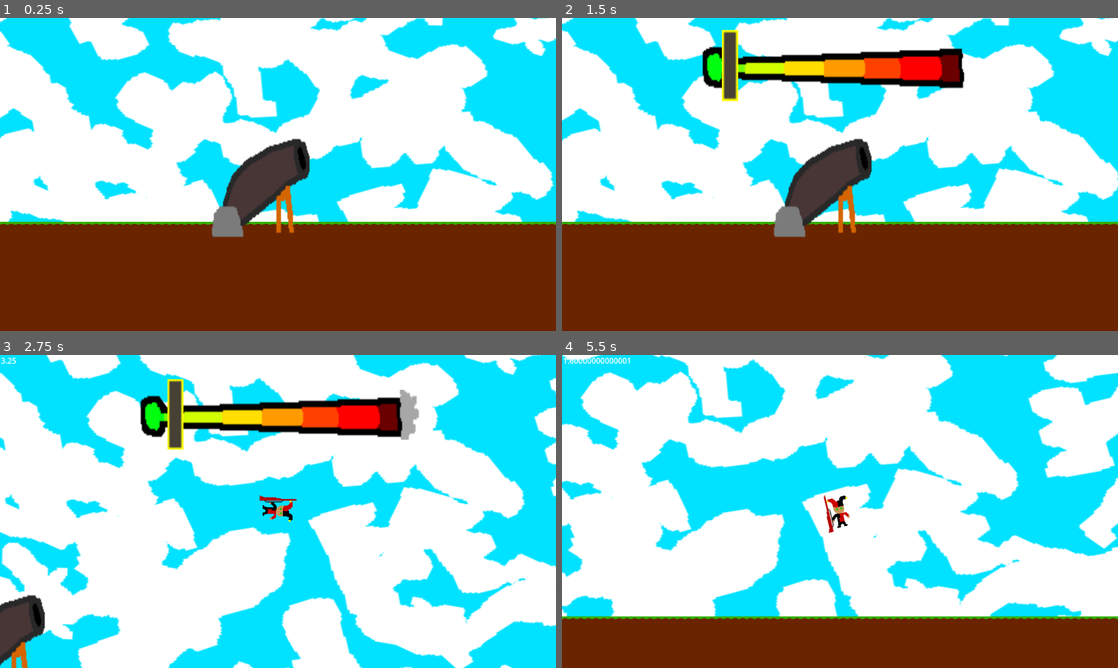
Above: before the commit, frames 1-4 (two rows, left to right).
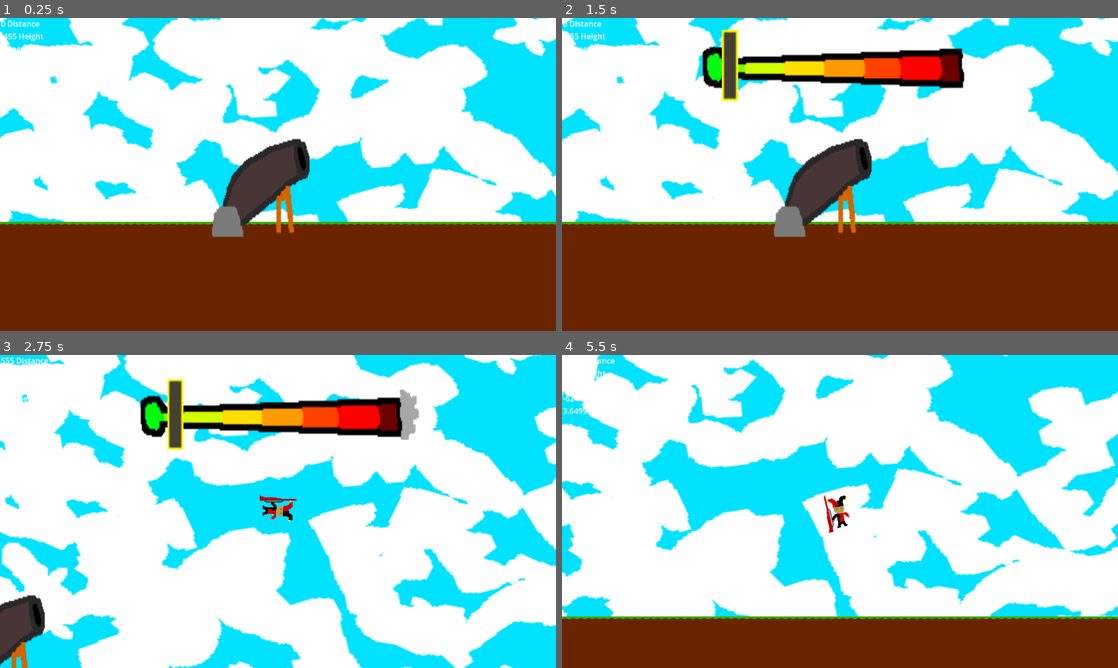
Above: after the commit, the same moments.

Repository: ZettaSimp/Learn-To-Clone
Game: Godot game, scene res://jester_launch_map.tscn
The game is run twice, just before and just after one commit, with the same random seed, the same clock (stepped at 60 frames per second) and the same inputs.
Inputs:
- Up to frame 1 (0.25 s): no input
- Up to frame 2 (1.5 s): tap Enter (ui_accept) at 0.5, 1.35 s; hold Right (ui_right) 0.53-1.28 s; hold Enter (ui_accept) 0.53-1.28 s; hold Left (ui_left) from 1.28 s (still down)
- Up to frame 3 (2.75 s): tap Enter (ui_accept) at 1.52, 1.82 s; release Left (ui_left) at 2.03 s; hold Right (ui_right) from 2.03 s (still down); hold Enter (ui_accept) from 2.03 s (still down)
- Up to frame 4 (5.5 s): release Enter (ui_accept) at 2.78 s; tap Enter (ui_accept) at 2.85, 3.02, 3.32, 4.35, 4.52, 4.82 s; release Right (ui_right) at 3.53 s; hold Enter (ui_accept) 3.53-4.28 s; hold Left (ui_left) from 3.53 s (still down); hold Enter (ui_accept) from 5.03 s (still down)

The runs differ from the first frame. In frame 1, 4.1% of the frame differs, in the area x 0-100%, y 0-58%; in frame 2, 3.1%; in frame 3, 6.0%; in frame 4, 6.3%, in the area x 0-100%, y 0-84%.

Commit message:
Added Cash, but not capitalism
I haven't added capitalism yet

Diff:
--- a/Learn To Clone/Distance_Label.gd
+++ b/Learn To Clone/Distance_Label.gd
@@ -8,5 +8,4 @@
 
 # Called every frame. 'delta' is the elapsed time since the previous frame.
 func _process(_delta):
-	text = str(floor(Globs.glob_pos_jester[0])) + ' Distance\n' + str(floor(Globs.glob_pos_jester[1])-455) + ' Height\n' + str(floor(Globs.spd_jester[0])) + ' Speed (X)\n' + str(floor(Globs.spd_jester[1])) + ' Speed (Y)\n' + Globs.text
-	text = Globs.text
+	text = str(floor(Globs.glob_pos_jester[0])) + ' Distance\n' + str(floor(Globs.glob_pos_jester[1])-455) + ' Height\n' + str(floor(Globs.spd_jester[0])) + ' Speed (X)\n' + str(floor(Globs.spd_jester[1])) + ' Speed (Y)\n' + str(Globs.flight_time)
--- a/Learn To Clone/Globs.gd
+++ b/Learn To Clone/Globs.gd
@@ -7,6 +7,8 @@
 var text = ''
 var cannon_level = 1
 var game_state = 0
+var flight_time = 0
+var money = 0
 # Called when the node enters the scene tree for the first time.
 func _ready():
 	pass # Replace with function body.
--- a/Learn To Clone/Jester.gd
+++ b/Learn To Clone/Jester.gd
@@ -61,6 +61,7 @@
 			cannon_state = 0
 			bar_delay = 2
 			cb.frame = 0
+			Globs.flight_time = 0
 		return
 	if cannon_state == 0:
 		cbb_speed = 0
--- a/Learn To Clone/Jester.tscn
+++ b/Learn To Clone/Jester.tscn
@@ -9,6 +9,7 @@
 [ext_resource type="Texture2D" uid="uid://dcdf2jaagq3bu" path="res://Sprites/Cannon_Bar.png" id="7_n7idh"]
 [ext_resource type="Texture2D" uid="uid://b5ijke8crxr7d" path="res://Sprites/Cannon_Bar_Bar.png" id="8_h4ltp"]
 [ext_resource type="Script" path="res://Darkout.gd" id="9_knqxx"]
+[ext_resource type="PackedScene" uid="uid://vclilyny2f2p" path="res://score_board.tscn" id="10_0baas"]
 
 [sub_resource type="CircleShape2D" id="CircleShape2D_gf6jv"]
 radius = 28.0
@@ -67,3 +68,8 @@
 offset_bottom = 926.0
 color = Color(0, 0, 0, 1)
 script = ExtResource("9_knqxx")
+
+[node name="Score_Board" parent="." instance=ExtResource("10_0baas")]
+z_index = 3
+position = Vector2(0, 600)
+scale = Vector2(2, 2)
--- a/Learn To Clone/Score_Board.gd
+++ b/Learn To Clone/Score_Board.gd
@@ -10,6 +10,12 @@
 @onready var duc = $Du_Cash
 @onready var totc = $Total_Cash
 @onready var day_l = $Day_Label
+var rt = 0
+var height_max = 0
+var dur_ratio = 30
+var multy = 0
+var d_cash = 0
+var h_cash = 0
 # Called when the node enters the scene tree for the first time.
 func _ready():
 	pass # Replace with function body.
@@ -17,12 +23,41 @@
 
 # Called every frame. 'delta' is the elapsed time since the previous frame.
 func _process(delta):
+	if Globs.game_state == 0:
+		Globs.flight_time += delta
 	day_l.text = 'Day ' + str(day)
+	if -Globs.glob_pos_jester[1] + 455 > height_max:
+		height_max = -Globs.glob_pos_jester[1] + 455
+	if Globs.game_state == 1:
+		dc.text = ''
+		hc.text = ''
+		duc.text = ''
+		totc.text = ''
+		rt = 0
 	if Globs.game_state == 2:
 		position.y += -300 * delta
-		if position.y < 400:
-			position.y = 400
+		if position.y < 0:
+			position.y = 0
 			Globs.game_state = 3
 	if Globs.game_state == 3:
-		totc.text = '100'
+		multy = 1+float(floor((Globs.flight_time/dur_ratio)*100))/100
+		h_cash = floor(height_max/100)
+		d_cash = floor(Globs.glob_pos_jester[0]/100)
+		rt += delta*0.25
+		if rt >= 0.2 and rt < 0.4:
+			dc.text = str(floor(d_cash*((rt-0.2)/0.2)))
+		elif rt >= 0.4 and rt < 0.6:
+			dc.text = str(d_cash)
+			hc.text = str(floor(h_cash*((rt-0.4)/0.2)))
+		elif rt >= 0.6 and rt < 0.8:
+			hc.text = str(h_cash)
+			duc.text = 'x'+str(floor((multy*((rt-0.6)/0.2))*100)/100)
+		elif rt >= 0.8 and rt < 1.0:
+			duc.text = 'x'+str(multy)
+		elif rt >= 1.0 and rt < 1.2:
+			totc.text = str(floor(((int(dc.text)+int(hc.text))*multy)))
+		elif rt >= 1.2 and Input.is_action_just_pressed("ui_accept"):
+			Globs.money += floor((h_cash+d_cash)*multy)
+			Globs.game_state = 4
+			rt = 0
 	pass
--- a/Learn To Clone/Skybox.gd
+++ b/Learn To Clone/Skybox.gd
@@ -1,6 +1,6 @@
 extends Sprite2D
 
-var cloud_max = 120
+var cloud_max = 140
 # Called when the node enters the scene tree for the first time.
 func _ready():
 	while Globs.cloud_count < cloud_max:
@@ -10,7 +10,7 @@
 func _process(_delta):
 	while Globs.cloud_count < cloud_max:
 		var circ = randf_range(0,2) * PI
-		_make_cloud(12*cos(circ),12*sin(circ))
+		_make_cloud(13*cos(circ),13*sin(circ))
 		Globs.cloud_count += 1
 	pass
 
--- a/Learn To Clone/clouds.gd
+++ b/Learn To Clone/clouds.gd
@@ -13,6 +13,6 @@
 	position.y += (pre_pos[1] - c_pos[1])/200
 	pre_pos = c_pos
 	c_pos = Globs.glob_pos_jester
-	if abs(position.x) > 13 or abs(position.y) > 13:
+	if abs(position.x) > 14 or abs(position.y) > 14:
 		Globs.cloud_count += -1
 		queue_free()
--- a/Learn To Clone/jester_launch_map.tscn
+++ b/Learn To Clone/jester_launch_map.tscn
@@ -7,7 +7,6 @@
 [ext_resource type="Script" path="res://Place_Sky_And_Ground.gd" id="4_nsalf"]
 [ext_resource type="PackedScene" uid="uid://cfflrspbh2d1k" path="res://Jester.tscn" id="6_gf0sw"]
 [ext_resource type="Texture2D" uid="uid://ccdqxl0kaudh0" path="res://Sprites/Cannon.png" id="7_id3te"]
-[ext_resource type="PackedScene" uid="uid://vclilyny2f2p" path="res://score_board.tscn" id="8_lvd56"]
 
 [sub_resource type="TileSetAtlasSource" id="TileSetAtlasSource_d60d0"]
 texture = ExtResource("1_31we0")
@@ -50,7 +49,3 @@
 position = Vector2(-21.125, 340)
 scale = Vector2(1.9082, 2.85156)
 texture = ExtResource("7_id3te")
-
-[node name="Score_Board" parent="." instance=ExtResource("8_lvd56")]
-z_index = 4
-position = Vector2(0, 900)
Not shown: 1 places in Learn To Clone/Jester.tscn that only renumber resources
Not shown: 1 places in Learn To Clone/jester_launch_map.tscn that only renumber resources
